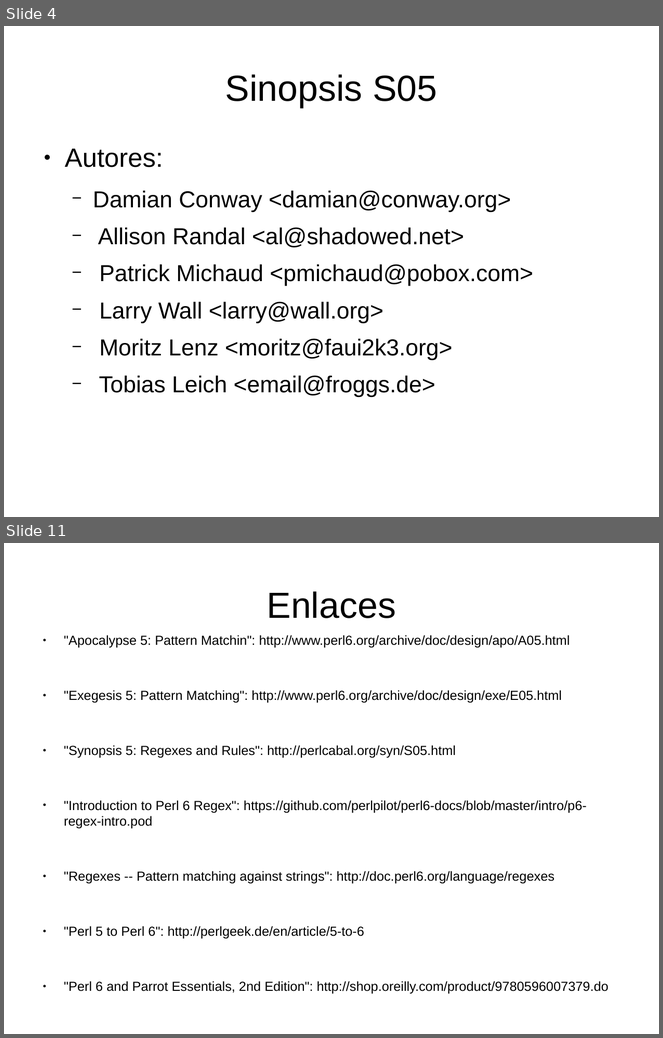
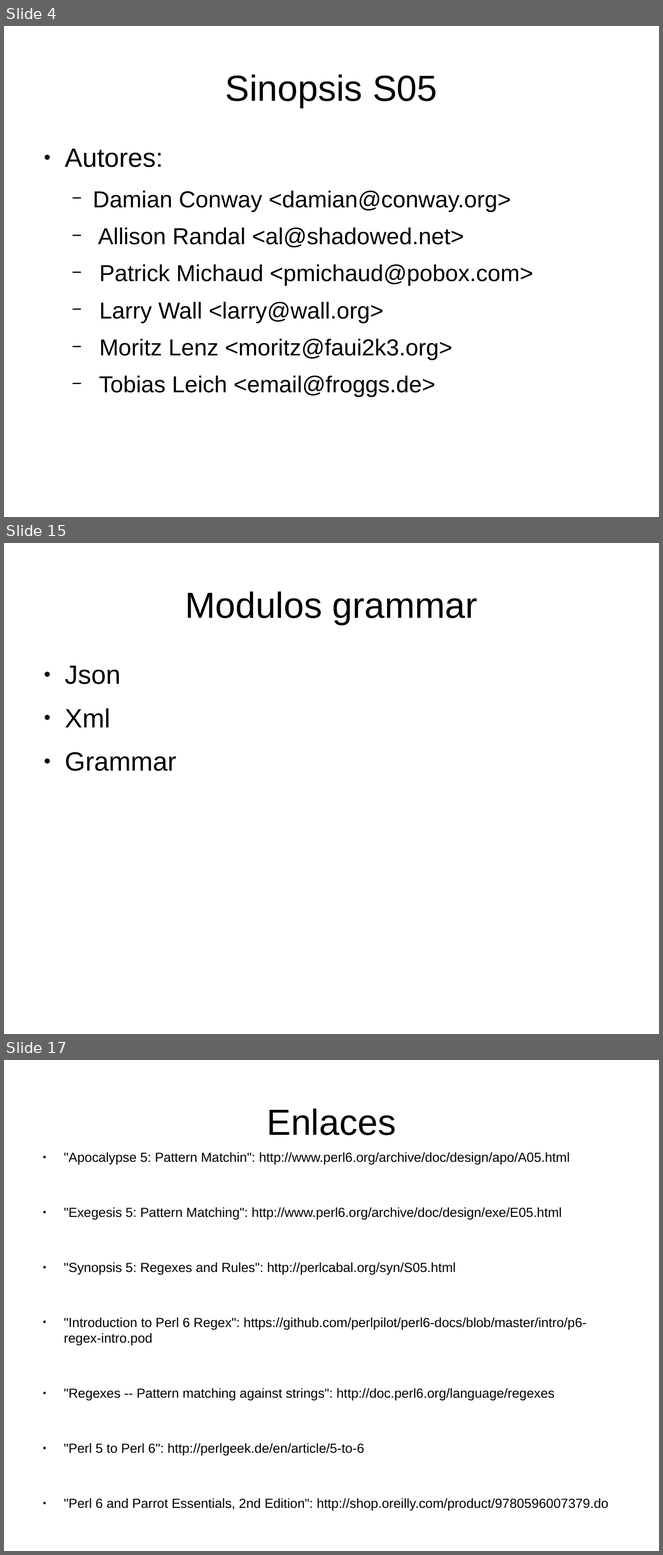
Before and after one commit to renatolrr/Regexes-and-Rules, a slide deck: impress/odp/Regexes-and-Rules.odp. Shown one above the other, each under a label of ours: slides 4 and 11 before the commit, slides 4, 15 and 17 after it; the slides between them are not shown. The pictures are 663x1038 and 663x1555 pixels, drawn with LibreOffice and Linux fonts; fonts in the diff are those of the drawing. Boxes give left, top, right and bottom in pixels: in the first picture for what was removed or moved away, otherwise in the second. Text is boxed around its words. In the diff, an @@ line names an element or a change of style, - is before the commit and + after.

```diff
--- a/impress/odp/Regexes-and-Rules.odp
+++ b/impress/odp/Regexes-and-Rules.odp
@@ slide 15 added at box(4, 543, 659, 1034), background #FFFFFF @@
@@ title added at box(185, 591, 478, 625), 44 pt, text #000000 @@
+Modulos grammar
@@ text added at box(65, 666, 176, 771), 32 pt, text #000000 @@
+● Json
+● Xml
+● Grammar
@@ what was slide 11 is now slide 17 @@
```
Also in this commit, not shown: 6 slides changed, 7 other slides added, 1 slide removed, 2 other files.
